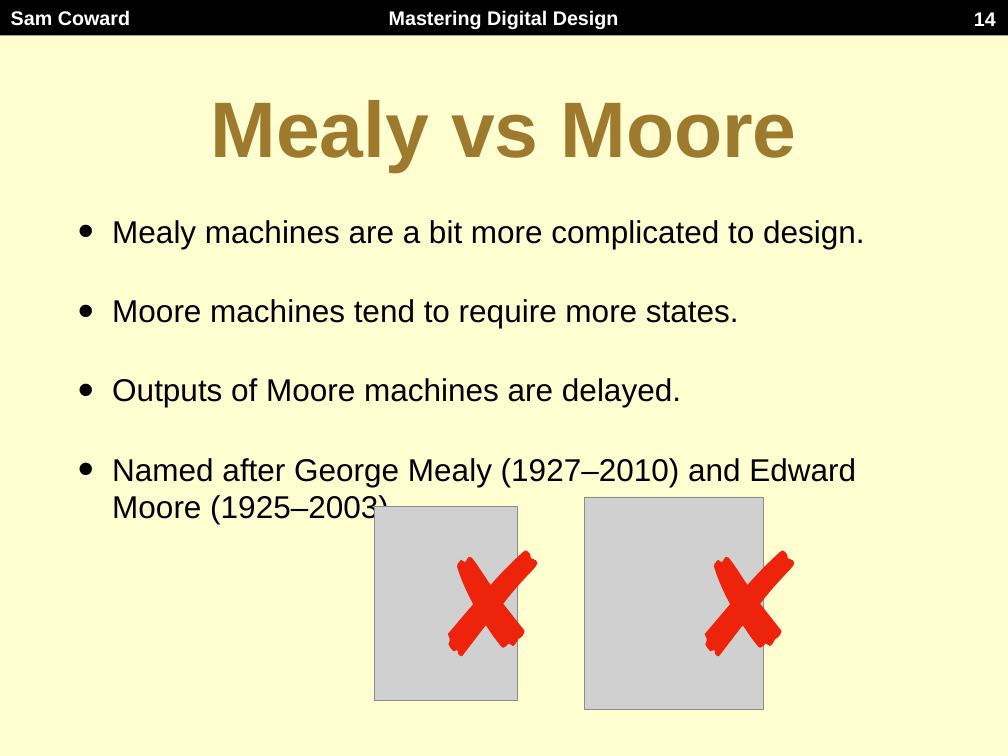
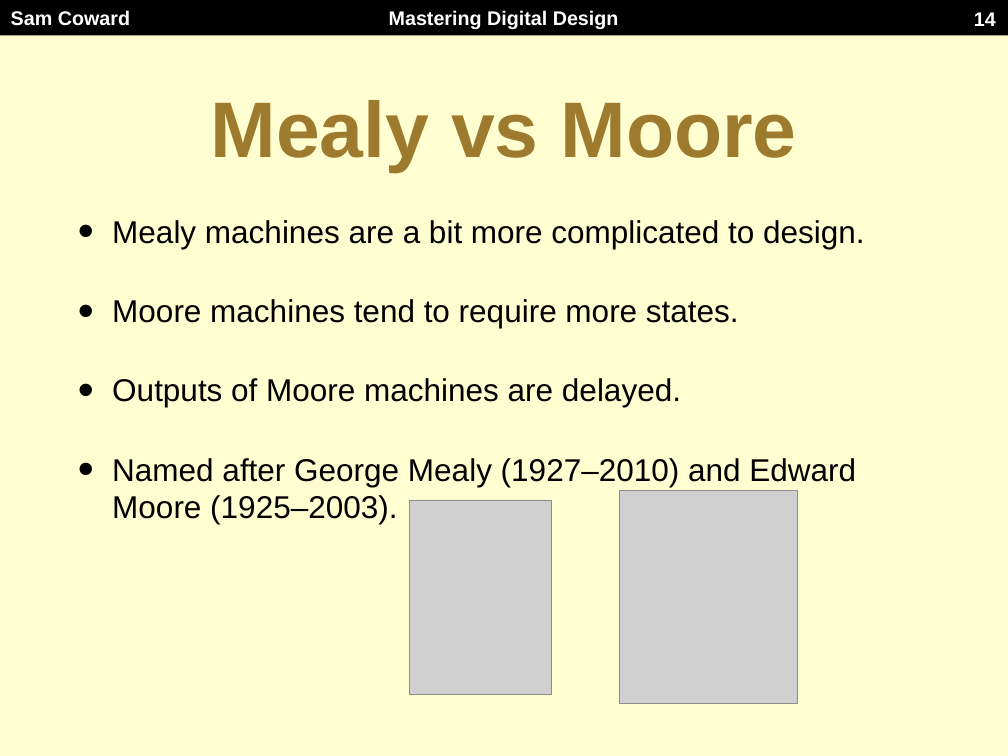
Before and after one commit to Mastering-Digital-Design/Lab-Module, a slide deck: slide 14 of lectures/lecture3.pptx. Drawn at 1008x756 pixels with LibreOffice and Linux fonts; fonts in the diff are those of the drawing; grey boxes stand for pictures. Boxes give left, top, right and bottom in pixels: in the first picture for what was removed or moved away, otherwise in the second. Text is boxed around its words. In the diff, an @@ line names an element or a change of style, - is before the commit and + after.

```diff
--- a/lectures/lecture3.pptx
+++ b/lectures/lecture3.pptx
@@ picture: place and size @@
-picture at [375,506,517,700]
+picture at [409,500,551,694]
@@ picture: place and size @@
-picture at [585,497,763,710]
+picture at [620,491,797,703]
@@ freeform shape removed at [448,551,537,656] @@
@@ freeform shape removed at [705,551,794,656] @@
```
Also in this commit, not shown: 21 other slides changed, 2 other files.
